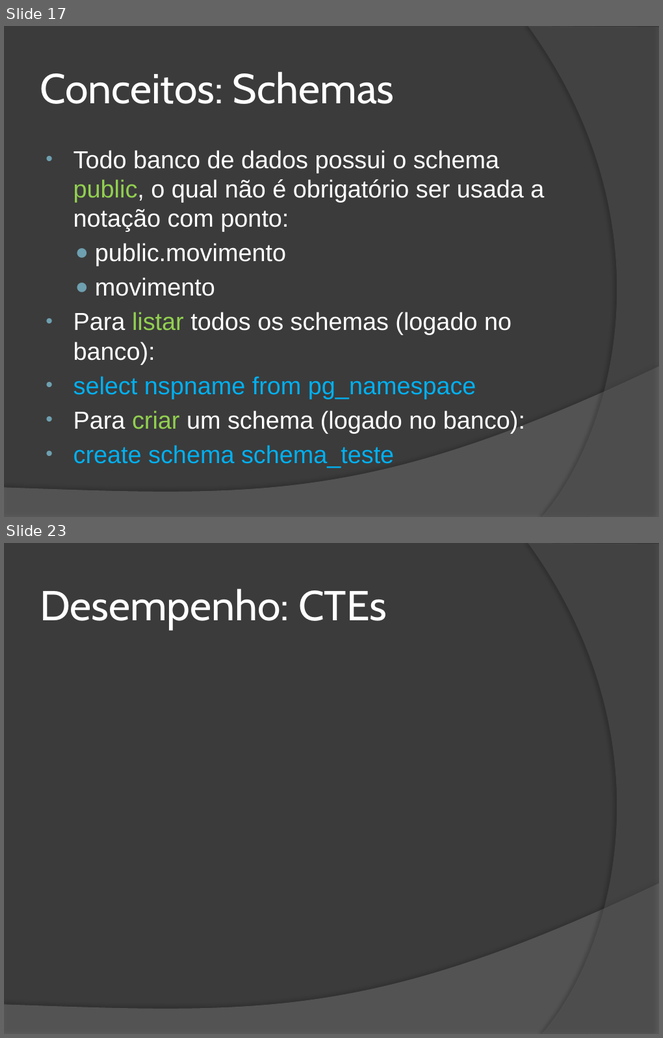
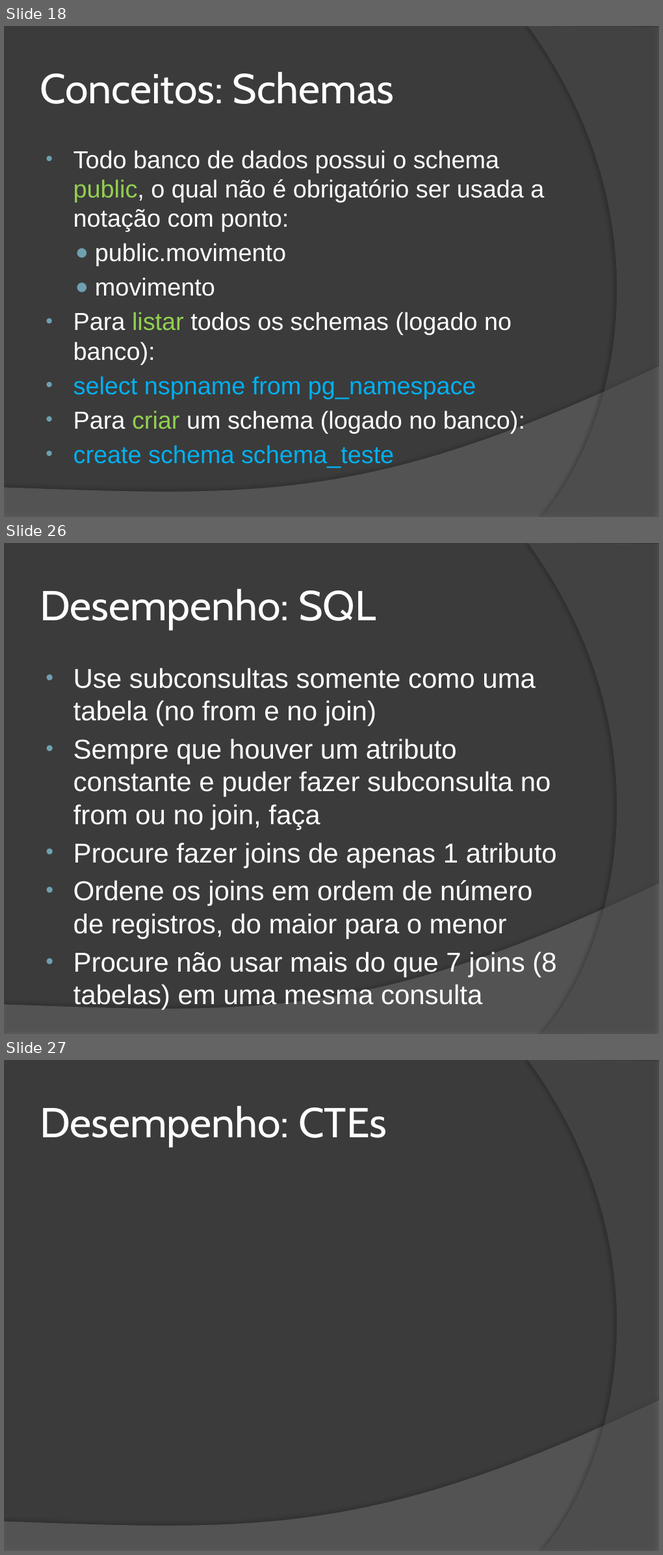
Before and after one commit to wind39/wind39.github.io, a slide deck: curso/modulo3capitulo5.pptx. Shown one above the other, each under a label of ours: slides 17 and 23 before the commit, slides 18, 26 and 27 after it; the slides between them are not shown. The pictures are 663x1038 and 663x1555 pixels, drawn with LibreOffice and Linux fonts; fonts in the diff are those of the drawing. Boxes give left, top, right and bottom in pixels: in the first picture for what was removed or moved away, otherwise in the second. Text is boxed around its words. In the diff, an @@ line names an element or a change of style, - is before the commit and + after.

```diff
--- a/curso/modulo3capitulo5.pptx
+++ b/curso/modulo3capitulo5.pptx
@@ slide 26 added at (x1=4, y1=543, x2=659, y2=1034), background #3B3B3B; not listed: 2 template elements that a slide beside it also shows @@
@@ title added at (x1=40, y1=589, x2=376, y2=629), 46 pt, text #FFFFFF @@
+Desempenho: SQL
@@ text added at (x1=74, y1=668, x2=557, y2=977), 30 pt, text #FFFFFF @@
+• Use subconsultas somente como uma tabela (no from e no join)
+• Sempre que houver um atributo constante e puder fazer subconsulta no from ou no join, faça
+• Procure fazer joins de apenas 1 atributo
+• Ordene os joins em ordem de número de registros, do maior para o menor
+• Procure não usar mais do que 7 joins (8 tabelas) em uma mesma consulta
@@ what was slide 17 is now slide 18 @@
@@ what was slide 23 is now slide 27 @@
```
Also in this commit, not shown: 8 slides changed, 6 other slides added, 4 other files.
